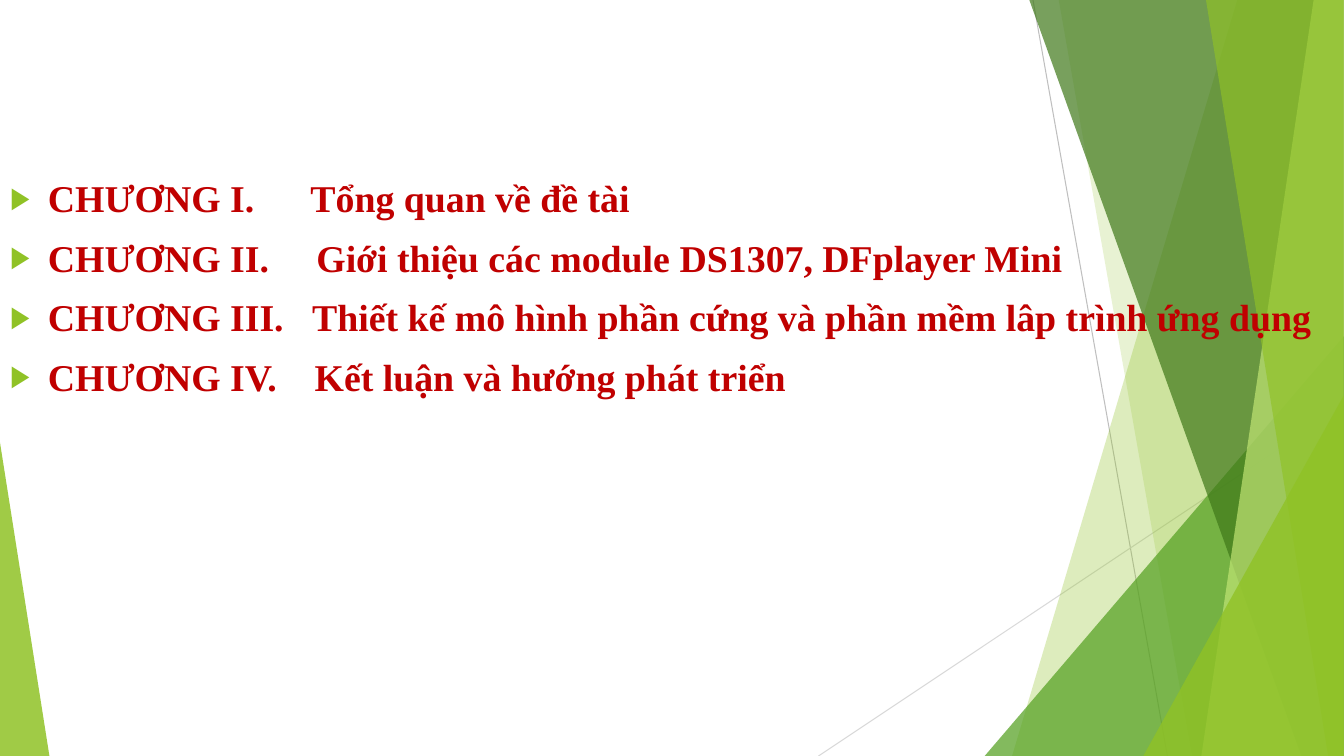
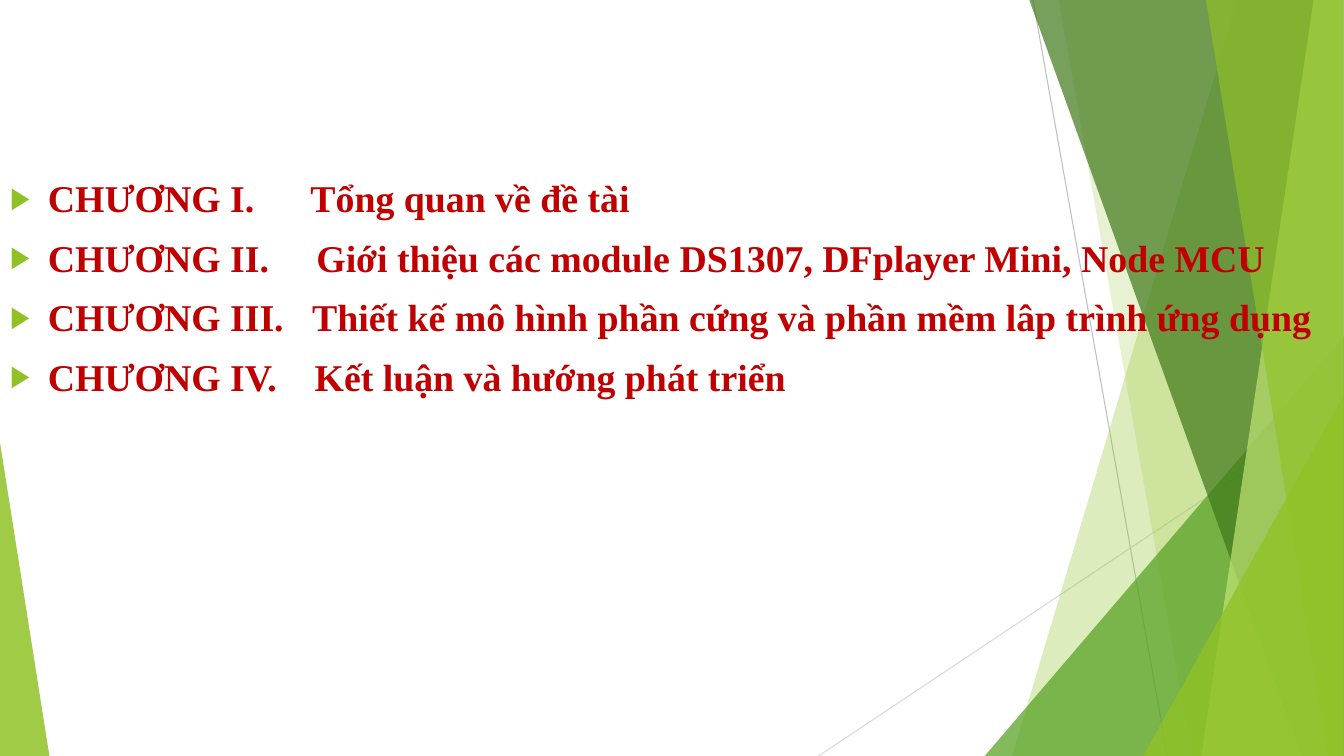
Before and after one commit to huynhlinh112/final, a slide deck: slide 2 of final.pptx. Drawn at 1344x756 pixels with LibreOffice and Linux fonts; fonts in the diff are those of the drawing. Boxes give left, top, right and bottom in pixels: in the first picture for what was removed or moved away, otherwise in the second. Text is boxed around its words. In the diff, an @@ line names an element or a change of style, - is before the commit and + after.

```diff
--- a/final.pptx
+++ b/final.pptx
@@ text at (48,243,1265,280): text changed @@
-▶ CHƯƠNG II. Giới thiệu các module DS1307, DFplayer Mini
+▶ CHƯƠNG II. Giới thiệu các module DS1307, DFplayer Mini, Node MCU
```
Also in this commit, not shown: 12 other slides changed, 4 slides added.
